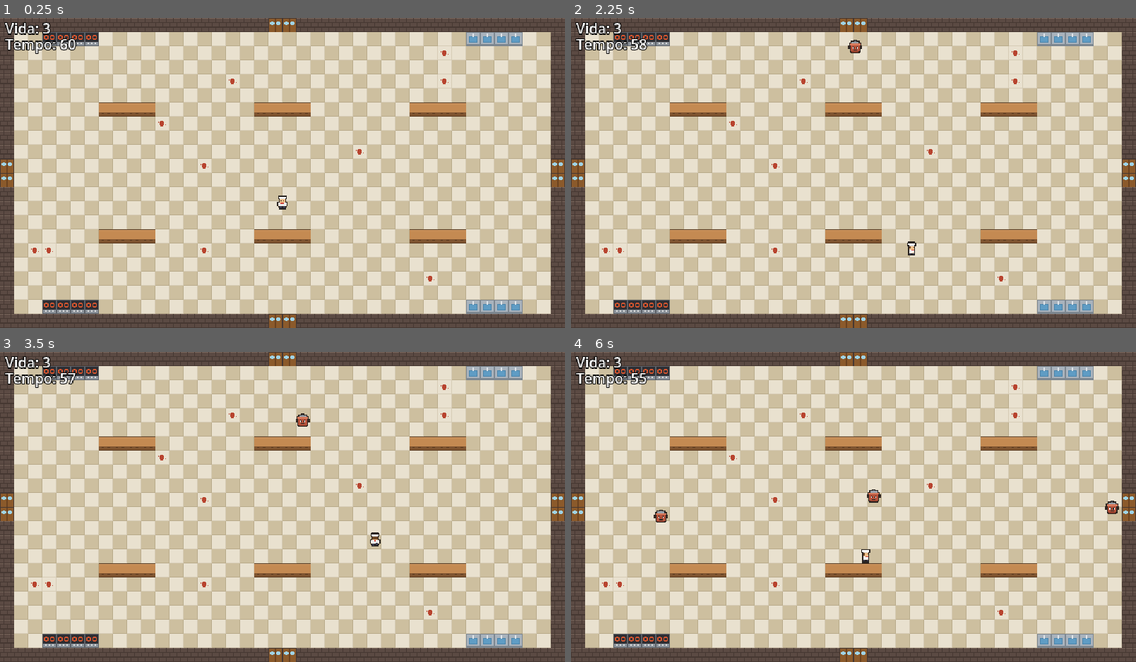
Above: before the commit, frames 1-4 (two rows, left to right).
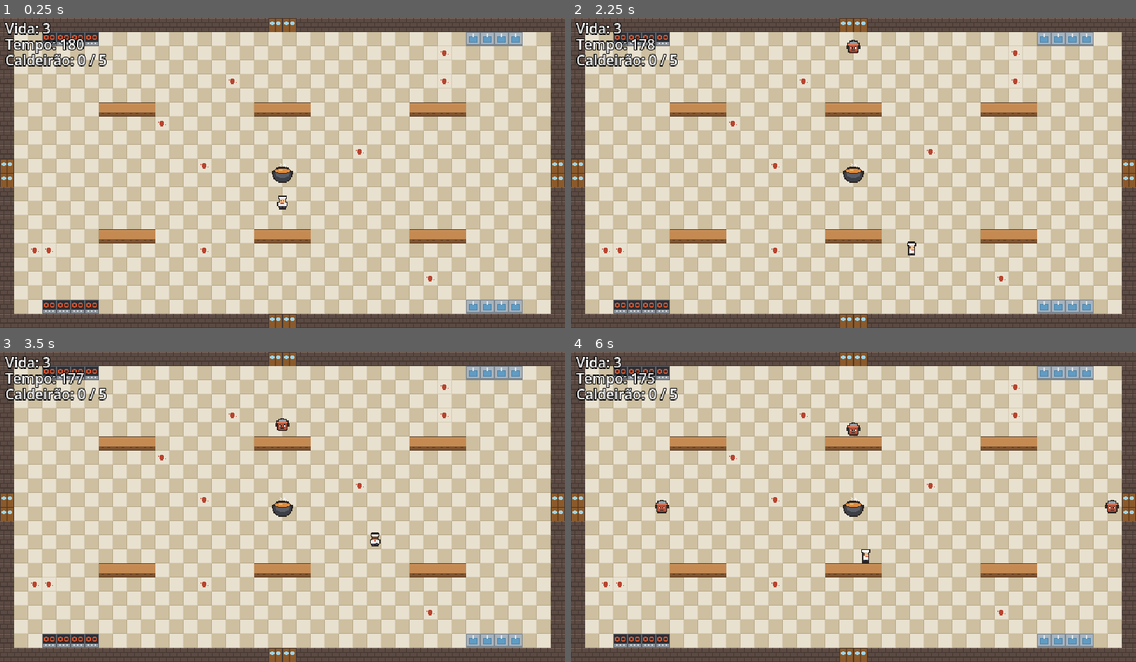
Above: after the commit, the same moments.

Repository: MatheusNDP/panelas-malditas
Game: Godot game, scene res://scenes/cozinha.tscn
Two runs of this game, one before a commit and one after it. Both use one fixed random seed, a clock stepped at 60 frames per second and the inputs below.
Inputs:
- Up to frame 1 (0.25 s): no input
- Up to frame 2 (2.25 s): tap Enter (ui_accept) at 0.5, 0.77, 0.8, 1.07, 1.35, 1.52, 1.82 s; hold Right (right) 0.53-1.28 s; tap Space (atacar, bound only after the commit) at 0.6, 1.55, 2.1 s; hold Down (down) 1.28-2.03 s; hold Right (right) from 2.03 s (still down)
- Up to frame 3 (3.5 s): tap Enter (ui_accept) at 2.3, 3.02, 3.32 s; release Right (right) at 2.78 s; hold Up (up) from 2.78 s (still down); tap Space (atacar, bound only after the commit) at 2.85 s
- Up to frame 4 (6 s): release Up (up) at 3.53 s; hold Left (left) 3.53-5.03 s; tap Enter (ui_accept) at 3.6, 3.77, 4.07, 4.52, 4.82, 5.3, 5.85 s; tap Space (atacar, bound only after the commit) at 4.35, 5.1 s; hold Down (down) 5.03-5.78 s; hold Right (right) from 5.78 s (still down)

The runs differ from the first frame. In frame 1, 0.8% of the frame differs, in the area x 0-52%, y 6-54%; in frame 2, 0.9%; in frame 3, 0.9%; in frame 4, 1.2%, in the area x 0-97%, y 6-55%.

Commit message:
aula-09: ficha Defesa adiantada (caldeirão, ataque e 3 minutos)
Co-Authored-By: Claude Opus 5.5 <noreply@anthropic.com>

Diff:
--- a/entities/jogador.tscn
+++ b/entities/jogador.tscn
@@ -144,24 +144,34 @@
 [sub_resource type="CircleShape2D" id="CircleShape2D_3prry"]
 radius = 6.0
 
-[node name="Jogador" type="CharacterBody2D" unique_id=941142786 groups=["player"]]
+[sub_resource type="CircleShape2D" id="CircleShape2D_6odg7"]
+radius = 20.0
+
+[node name="Jogador" type="CharacterBody2D" unique_id=887535217 groups=["player"]]
 collision_layer = 2
 motion_mode = 1
 script = ExtResource("1_m0gj8")
 
-[node name="AnimatedSprite2D" type="AnimatedSprite2D" parent="." unique_id=232925850]
+[node name="AnimatedSprite2D" type="AnimatedSprite2D" parent="." unique_id=509292575]
 z_index = 1
 sprite_frames = SubResource("SpriteFrames_dk2l0")
 animation = &"baixo"
 
-[node name="CollisionShape2D" type="CollisionShape2D" parent="." unique_id=1879137565]
+[node name="CollisionShape2D" type="CollisionShape2D" parent="." unique_id=794241817]
 position = Vector2(0, 5)
 shape = SubResource("RectangleShape2D_raifr")
 
-[node name="Hurtbox" type="Area2D" parent="." unique_id=497242579]
+[node name="Hurtbox" type="Area2D" parent="." unique_id=658284121]
 collision_layer = 0
 collision_mask = 4
 
-[node name="CollisionShape2D" type="CollisionShape2D" parent="Hurtbox" unique_id=1619505582]
+[node name="CollisionShape2D" type="CollisionShape2D" parent="Hurtbox" unique_id=726733333]
 position = Vector2(0, 2)
 shape = SubResource("CircleShape2D_3prry")
+
+[node name="Ataque" type="Area2D" parent="." unique_id=491671342]
+collision_layer = 0
+collision_mask = 4
+
+[node name="CollisionShape2D" type="CollisionShape2D" parent="Ataque" unique_id=1906756883]
+shape = SubResource("CircleShape2D_6odg7")
--- /dev/null
+++ b/entities/objeto.tscn
@@ -0,0 +1,19 @@
+[gd_scene format=3]
+
+[ext_resource type="Script" path="res://scripts/objeto.gd" id="1_qlu4h"]
+[ext_resource type="Texture2D" path="res://sprites/caldeirao.png" id="2_00ue7"]
+
+[sub_resource type="CircleShape2D" id="CircleShape2D_csx40"]
+
+[node name="Objeto" type="Area2D" unique_id=477264680 groups=["objeto"]]
+collision_layer = 0
+collision_mask = 4
+script = ExtResource("1_qlu4h")
+
+[node name="Sprite2D" type="Sprite2D" parent="." unique_id=631091675]
+texture = ExtResource("2_00ue7")
+
+[node name="CollisionShape2D" type="CollisionShape2D" parent="." unique_id=813863622]
+shape = SubResource("CircleShape2D_csx40")
+
+[connection signal="body_entered" from="." to="." method="_on_body_entered"]
--- a/project.godot
+++ b/project.godot
@@ -50,6 +50,11 @@
 , Object(InputEventKey,"resource_local_to_scene":false,"resource_name":"","device":-1,"window_id":0,"alt_pressed":false …(181 unchanged characters)…
 ]
 }
+atacar={
+"deadzone": 0.2,
+"events": [Object(InputEventKey,"resource_local_to_scene":false,"resource_name":"","device":-1,"window_id":0,"alt_pressed":false,"shift_pressed":false,"ctrl_pressed":false,"meta_pressed":false,"pressed":false,"keycode":0,"physical_keycode":32,"key_label":0,"unicode":0,"location":0,"echo":false,"script":null)
+]
+}
 
 [layer_names]
 
--- a/scenes/cozinha.tscn
+++ b/scenes/cozinha.tscn
@@ -1,58 +1,62 @@
 [gd_scene format=4]
 
-[ext_resource type="Script" path="res://scripts/cozinha.gd" id="1_2phqa"]
-[ext_resource type="PackedScene" path="res://entities/inimigo.tscn" id="2_cn6vx"]
-[ext_resource type="TileSet" path="res://tiles/cozinha.tres" id="3_mlyj4"]
-[ext_resource type="PackedScene" path="res://entities/jogador.tscn" id="4_g67kr"]
+[ext_resource type="Script" path="res://scripts/cozinha.gd" id="1_cn6vx"]
+[ext_resource type="PackedScene" path="res://entities/inimigo.tscn" id="2_mlyj4"]
+[ext_resource type="TileSet" path="res://tiles/cozinha.tres" id="3_g67kr"]
+[ext_resource type="PackedScene" path="res://entities/jogador.tscn" id="4_rsdrq"]
+[ext_resource type="PackedScene" path="res://entities/objeto.tscn" id="5_rskdj"]
 
-[node name="Cozinha" type="Node2D" unique_id=672071363]
-script = ExtResource("1_2phqa")
-cena_inimigo = ExtResource("2_cn6vx")
+[node name="Cozinha" type="Node2D" unique_id=1223169445]
+script = ExtResource("1_cn6vx")
+cena_inimigo = ExtResource("2_mlyj4")
 
-[node name="chao" type="TileMapLayer" parent="." unique_id=1498652315]
+[node name="chao" type="TileMapLayer" parent="." unique_id=1854338650]
 tile_map_data = PackedByteArray("AAAAAAAAAAAAAAAAAAAAAAEAAAABAAAAAAAAAAIAAAAAAAAAAAAAAAMAAAABAAAAAAAAAAQAAAAAAAAAAAAAAA …(14000 unchanged characters)…
-tile_set = ExtResource("3_mlyj4")
+tile_set = ExtResource("3_g67kr")
 
-[node name="objetos" type="TileMapLayer" parent="." unique_id=841134334]
+[node name="objetos" type="TileMapLayer" parent="." unique_id=161782463]
 tile_map_data = PackedByteArray("AAAAAAAAAAADAAAAAAAAABUAAAADAAAAAAABAAAAAAADAAAAAAABABUAAAADAAAAAAACAAAAAAADAAAAAAACAB …(2480 unchanged characters)…
-tile_set = ExtResource("3_mlyj4")
+tile_set = ExtResource("3_g67kr")
 
-[node name="Jogador" parent="." unique_id=941142786 instance=ExtResource("4_g67kr")]
+[node name="Jogador" parent="." unique_id=887535217 instance=ExtResource("4_rsdrq")]
 position = Vector2(320, 210)
 
-[node name="Nascedouros" type="Node2D" parent="." unique_id=1562704861]
+[node name="Objeto" parent="." unique_id=477264680 instance=ExtResource("5_rskdj")]
+position = Vector2(320, 176)
 
-[node name="Esquerda" type="Marker2D" parent="Nascedouros" unique_id=1163283841]
+[node name="Nascedouros" type="Node2D" parent="." unique_id=2055023911]
+
+[node name="Esquerda" type="Marker2D" parent="Nascedouros" unique_id=1958314883]
 position = Vector2(24, 176)
 
-[node name="Direita" type="Marker2D" parent="Nascedouros" unique_id=459447319]
+[node name="Direita" type="Marker2D" parent="Nascedouros" unique_id=1580984908]
 position = Vector2(616, 176)
 
-[node name="Cima" type="Marker2D" parent="Nascedouros" unique_id=1757072459]
+[node name="Cima" type="Marker2D" parent="Nascedouros" unique_id=985471718]
 position = Vector2(320, 24)
 
-[node name="Baixo" type="Marker2D" parent="Nascedouros" unique_id=701334087]
+[node name="Baixo" type="Marker2D" parent="Nascedouros" unique_id=834873165]
 position = Vector2(320, 322)
 
-[node name="Horda" type="Timer" parent="." unique_id=555251128]
+[node name="Horda" type="Timer" parent="." unique_id=414946770]
 wait_time = 2.0
 autostart = true
 
-[node name="Relogio" type="Timer" parent="." unique_id=1979639215]
-wait_time = 60.0
+[node name="Relogio" type="Timer" parent="." unique_id=1863641043]
+wait_time = 180.0
 one_shot = true
 autostart = true
 
-[node name="HUD" type="CanvasLayer" parent="." unique_id=83444674]
+[node name="HUD" type="CanvasLayer" parent="." unique_id=66298599]
 
-[node name="Vida" type="Label" parent="HUD" unique_id=1634111383]
+[node name="Vida" type="Label" parent="HUD" unique_id=757088884]
 offset_left = 6.0
 offset_right = 6.0
 theme_override_font_sizes/font_size = 16
 theme_override_colors/font_outline_color = Color(0, 0, 0, 1)
 theme_override_constants/outline_size = 4
 
-[node name="Tempo" type="Label" parent="HUD" unique_id=1296726057]
+[node name="Tempo" type="Label" parent="HUD" unique_id=389406682]
 offset_left = 6.0
 offset_top = 18.0
 offset_right = 6.0
@@ -61,5 +65,14 @@
 theme_override_colors/font_outline_color = Color(0, 0, 0, 1)
 theme_override_constants/outline_size = 4
 
+[node name="Caldeirao" type="Label" parent="HUD" unique_id=1294513778]
+offset_left = 6.0
+offset_top = 36.0
+offset_right = 6.0
+offset_bottom = 36.0
+theme_override_font_sizes/font_size = 16
+theme_override_colors/font_outline_color = Color(0, 0, 0, 1)
+theme_override_constants/outline_size = 4
+
 [connection signal="timeout" from="Horda" to="." method="_on_horda_timeout"]
 [connection signal="timeout" from="Relogio" to="." method="_on_relogio_timeout"]
--- a/scripts/cozinha.gd
+++ b/scripts/cozinha.gd
@@ -1,4 +1,4 @@
-# Origem: técnica do roteiro da Aula 09 (Prof. Ezéfferth), Partes 2.3 e 4.3 (o vila.gd), aplicada à cozinha.
+# Origem: técnica do roteiro da Aula 09 (Prof. Ezéfferth), Partes 2.3 e 4.3 (o vila.gd) e ficha Defesa, aplicada à cozinha.
 extends Node2D
 
 @export var cena_inimigo: PackedScene
@@ -6,18 +6,24 @@
 @onready var horda: Timer = $Horda
 @onready var relogio: Timer = $Relogio
 @onready var jogador := $Jogador
+@onready var objeto := $Objeto
 @onready var texto_vida: Label = $HUD/Vida
 @onready var texto_tempo: Label = $HUD/Tempo
+@onready var texto_caldeirao: Label = $HUD/Caldeirao
 
 
 func _process(_delta: float) -> void:
 	texto_vida.text = "Vida: %d" % jogador.vida
 	texto_tempo.text = "Tempo: %d" % ceil(relogio.time_left)
+	# Origem: IA (Claude) — placar dos toques no caldeirão, no formato dos placares das fichas.
+	texto_caldeirao.text = "Caldeirão: %d / 5" % objeto.toques
 
 
 func _on_horda_timeout() -> void:
 	var inimigo := cena_inimigo.instantiate()
 	inimigo.global_position = $Nascedouros.get_children().pick_random().global_position
+	# Defesa: a panela vai atrás do caldeirão, e não do chef.
+	inimigo.grupo_alvo = "objeto"
 	add_child(inimigo)
 
 	# A horda aperta: cada panela chega um pouco mais cedo que a anterior.
@@ -28,6 +34,11 @@
 	vencer()
 
 
+# No tipo Defesa, derrubar panela não conta ponto: o ataque só protege o caldeirão.
+func inimigo_morreu(_inimigo: Node2D) -> void:
+	pass
+
+
 # call_deferred: troca de cena só no fim do quadro, quando a física terminou.
 func vencer() -> void:
 	get_tree().change_scene_to_file.call_deferred("res://scenes/vitoria.tscn")
--- a/scripts/inimigo.gd
+++ b/scripts/inimigo.gd
@@ -1,13 +1,22 @@
-# Origem: técnica do roteiro da Aula 09 (Prof. Ezéfferth), Parte 1.3, aplicada à panela.
+# Origem: técnica do roteiro da Aula 09 (Prof. Ezéfferth), Parte 1.3, e fichas Abate e Defesa, aplicadas à panela.
 extends CharacterBody2D
 
 @export var velocidade: float = 40.0
+@export var grupo_alvo: String = "player"
+@export var vida: int = 1
 
 
 func _physics_process(_delta: float) -> void:
-	var jogador := get_tree().get_first_node_in_group("player") as Node2D
-	if jogador == null:
+	var alvo := get_tree().get_first_node_in_group(grupo_alvo) as Node2D
+	if alvo == null:
 		return
 
-	velocity = global_position.direction_to(jogador.global_position) * velocidade
+	velocity = global_position.direction_to(alvo.global_position) * velocidade
 	move_and_slide()
+
+
+func levar_golpe() -> void:
+	vida -= 1
+	if vida <= 0:
+		get_tree().current_scene.inimigo_morreu(self)
+		queue_free()
--- a/scripts/jogador.gd
+++ b/scripts/jogador.gd
@@ -1,4 +1,4 @@
-# Origem: técnica dos roteiros da Aula 08 (Parte 3.5) e da Aula 09 (Parte 3.2), Prof. Ezéfferth, aplicada ao chef.
+# Origem: técnica dos roteiros da Aula 08 (Parte 3.5) e da Aula 09 (Parte 3.2 e o ataque da ficha Abate), Prof. Ezéfferth, aplicada ao chef.
 extends CharacterBody2D
 
 @export var velocidade: float = 70.0
@@ -14,6 +14,10 @@
 	# Tem panela encostando em mim?
 	if not invencivel and hurtbox.has_overlapping_bodies():
 		levar_dano()
+
+	if Input.is_action_just_pressed("atacar"):
+		for inimigo in $Ataque.get_overlapping_bodies():
+			inimigo.levar_golpe()
 
 
 func _physics_process(_delta: float) -> void:
--- /dev/null
+++ b/scripts/objeto.gd
@@ -0,0 +1,11 @@
+# Origem: ficha Defesa da folha da Aula 09 (Prof. Ezéfferth), aplicada ao caldeirão.
+extends Area2D
+
+var toques := 0
+
+
+func _on_body_entered(inimigo: Node2D) -> void:
+	inimigo.queue_free()
+	toques += 1
+	if toques >= 5:
+		get_tree().current_scene.perder()
Binary file changed: docs/captura.png
Not shown, added: scripts/objeto.gd.uid
Binary file added: sprites/caldeirao.png
Not shown, added: sprites/caldeirao.png.import
Not shown, changed: DEVLOG.md
Not shown, changed: README.md
